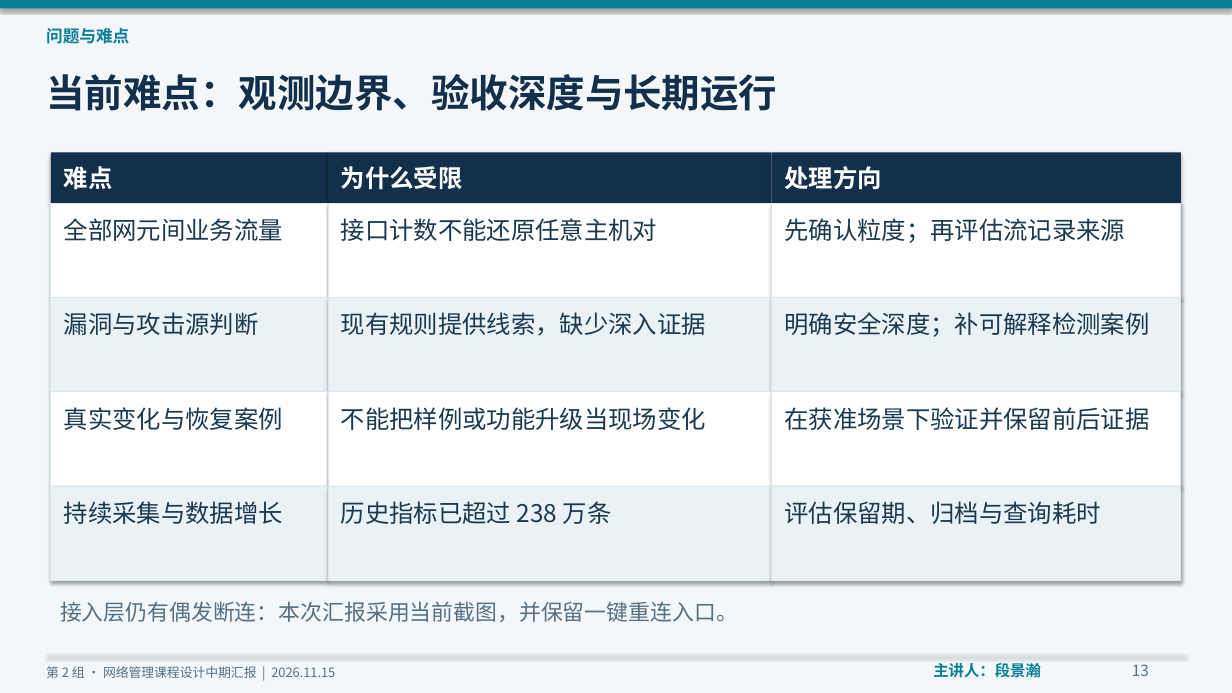
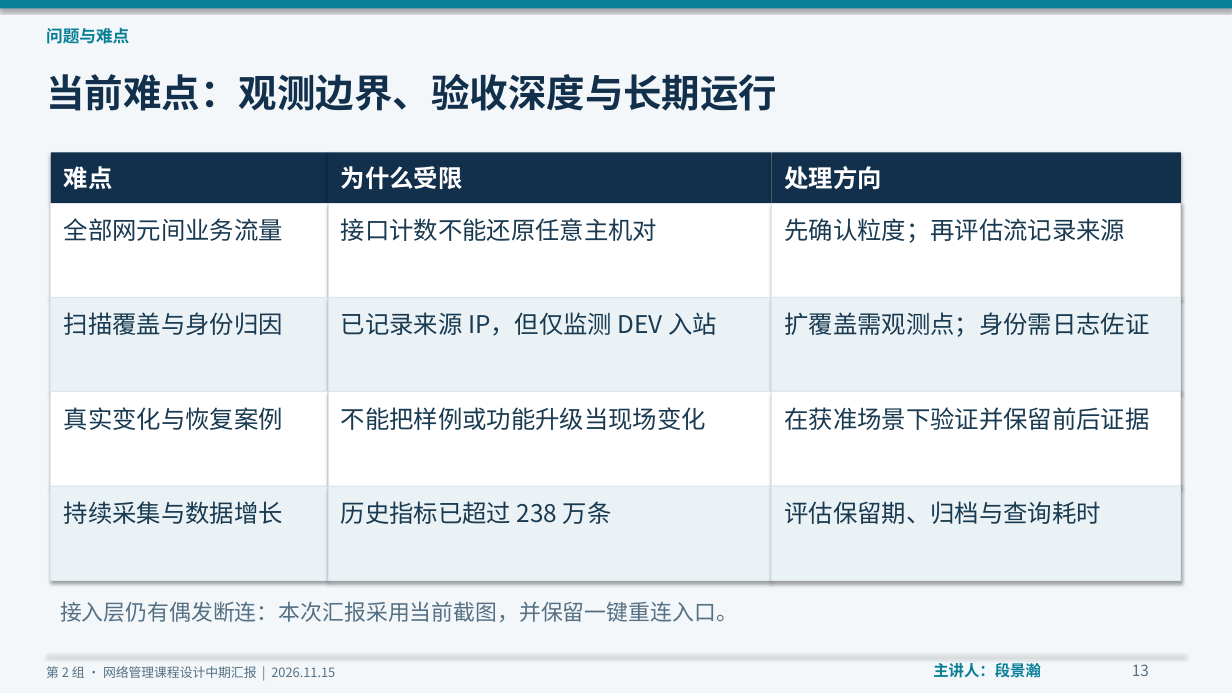
Before and after one commit to moonshadow-2005/Computer-Network-Management, a slide deck: slide 13 of 中期汇报/第2组_网络管理系统_中期汇报.pptx. Drawn at 1232x693 pixels with LibreOffice and Linux fonts; fonts in the diff are those of the drawing. Boxes give left, top, right and bottom in pixels: in the first picture for what was removed or moved away, otherwise in the second. Text is boxed around its words. In the diff, an @@ line names an element or a change of style, - is before the commit and + after.

```diff
--- a/中期汇报/第2组_网络管理系统_中期汇报.pptx
+++ b/中期汇报/第2组_网络管理系统_中期汇报.pptx
@@ text at [64,312,283,335]: text changed @@
-漏洞与攻击源判断
+扫描覆盖与身份归因
@@ text at [341,312,717,336]: text changed @@
-现有规则提供线索，缺少深入证据
+已记录来源 IP，但仅监测 DEV 入站
@@ text at [785,312,1150,337]: text changed @@
-明确安全深度；补可解释检测案例
+扩覆盖需观测点；身份需日志佐证
```
Also in this commit, not shown: 8 other slides changed, 49 other files.
